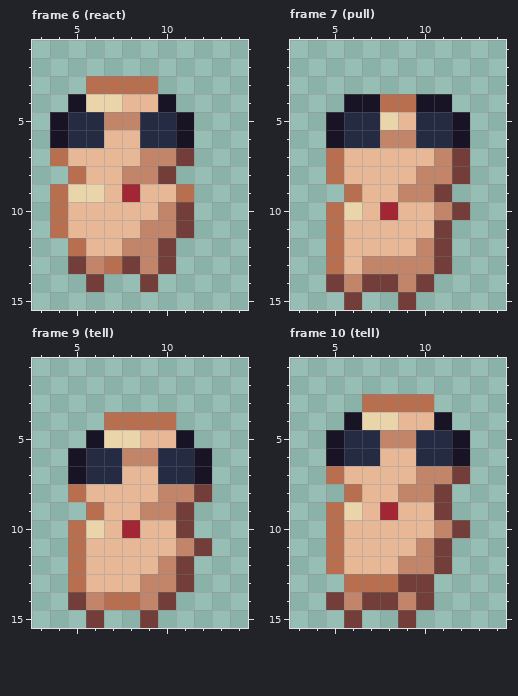
File history of a pixel-art file, art/minis/dog-nugget@50.aseprite. That is the earlier state.
16x16 pixels, 14 frames. Shown: frame 6 (react): x 3..14, y 1..15; frame 7 (pull): x 3..14, y 1..15; frame 9 (tell): x 3..14, y 1..15; frame 10 (tell): x 3..14, y 1..15. The commit also changed other frames, which this record leaves out.
The result:
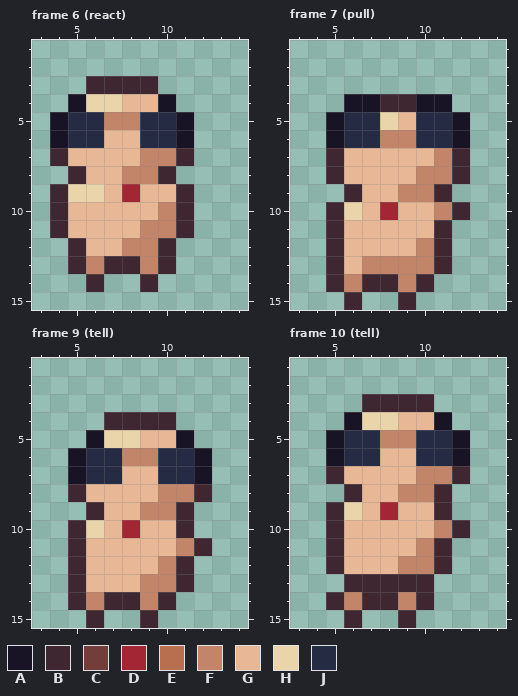
Palette (. is transparent): A #181425  B #3e2731  C #733e39  D #a22633  E #b86f50  F #c28569  G #e8b796  H #ead4aa  J #262b44
What changed:
Frame 6 (react):
The author changed colour C to colour B in row 7 at x 11; in row 8 at x 10; in rows 10 to 11 at x 11; in row 12 at x 10; in row 13 at x 5, 8 and 10; in row 14 at x 6 and 9.
The author changed colour E to colour B in row 3 at x 6 to 9; in row 7 at x 4; in row 8 at x 5; in row 9 at x 4 and 11; in rows 10 to 11 at x 4; in row 12 at x 5.
The author changed colour E to colour B in row 13 at x 7.
Frame 7 (pull):
The author changed colour C to colour B in rows 7 to 8 at x 12; in row 9 at x 11; in row 10 at x 12; in rows 11 to 13 at x 11; in row 14 at x 5, 7 to 8 and 10; in row 15 at x 6 and 9.
The author changed colour E to colour B in row 4 at x 8 to 9; in rows 7 to 8 at x 5; in row 9 at x 6; in rows 10 to 13 at x 5.
Frame 9 (tell):
The author changed colour C to colour B in row 8 at x 12; in rows 9 to 10 at x 11; in row 11 at x 12; in rows 12 to 13 at x 11; in row 14 at x 5 and 10; in row 15 at x 6 and 9.
The author changed colour E to colour B in row 4 at x 7 to 10; in row 8 at x 5; in row 9 at x 6; in rows 10 to 13 at x 5; in row 14 at x 7 to 8.
Frame 10 (tell):
The author changed colour C to colour B in row 7 at x 12; in rows 8 to 9 at x 11; in row 10 at x 12; in rows 11 to 12 at x 11; in row 13 at x 9 to 10; in row 14 at x 5, 7 to 8 and 10.
The author changed colour C to colour B in row 15 at x 6 and 9.
The author changed colour E to colour B in row 3 at x 7 to 10; in row 7 at x 5; in row 8 at x 6; in rows 9 to 12 at x 5; in row 13 at x 6 to 8.
Boxes around the changes in both pictures, in picture pixels (x1, y1, x2, y2):
changed: (86, 76, 158, 94)
changed: (50, 148, 194, 292)
changed: (326, 94, 470, 310)
changed: (68, 412, 212, 628)
changed: (362, 394, 434, 412)
changed: (326, 466, 470, 628)
